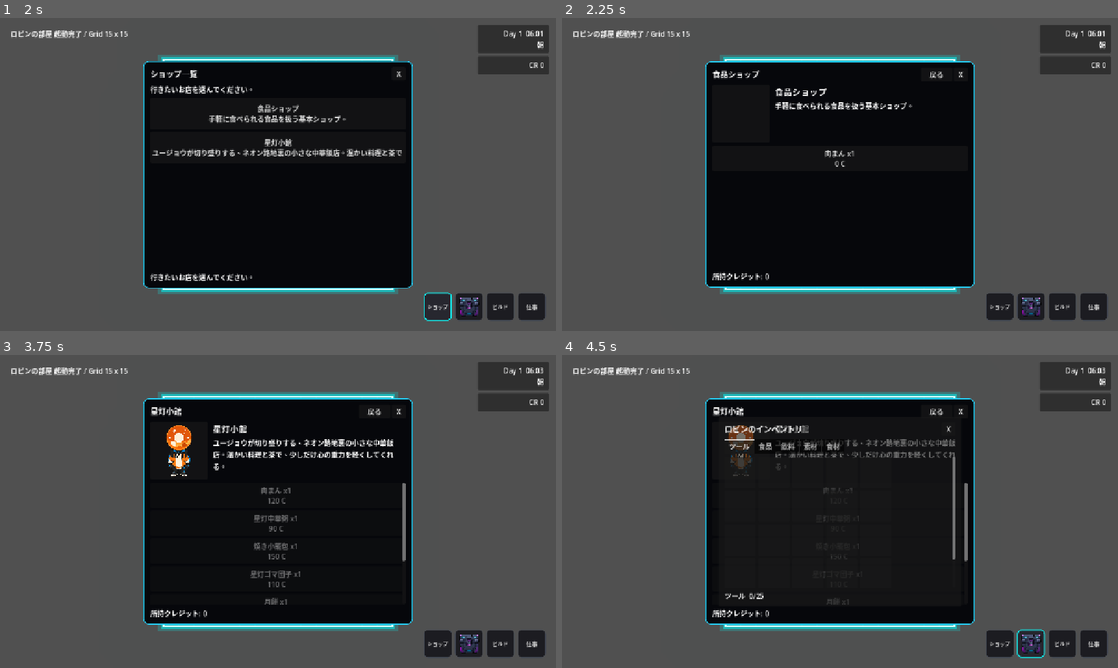
Above: before the commit, frames 1-4 (two rows, left to right).
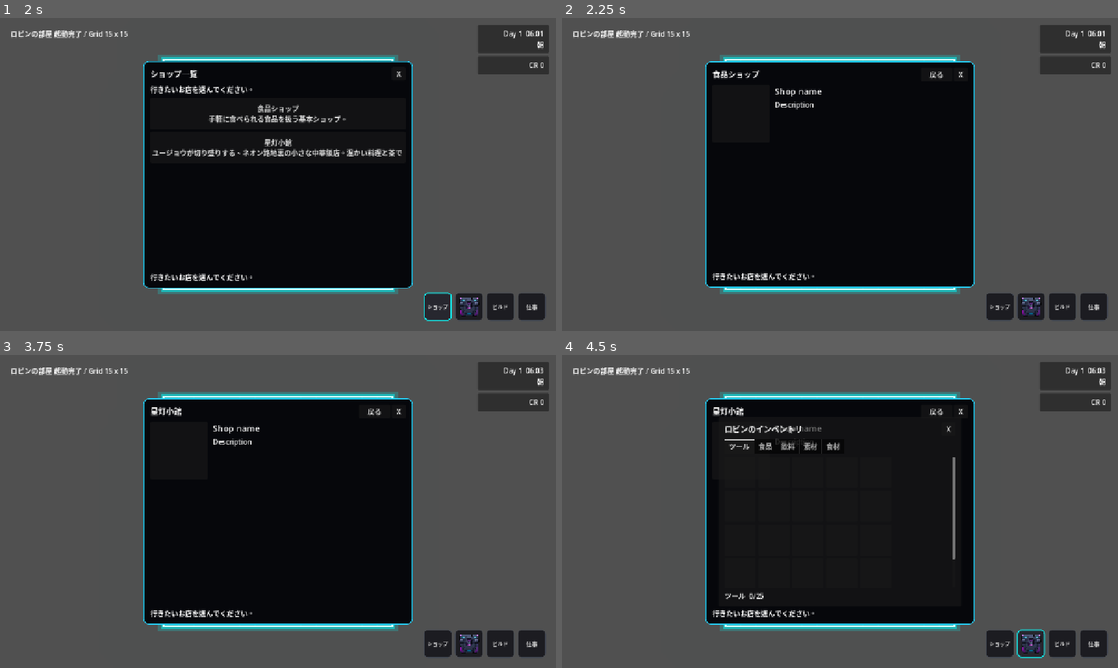
Above: after the commit, the same moments.

Repository: grimoire1089-coder/optimistic
Game: Godot game, scene res://Scenes/Boot/TitleScene.tscn
The game is run twice, just before and just after one commit, with the same random seed, the same clock (stepped at 60 frames per second) and the same inputs. Sound files missing from this copy of the repository are replaced by a short silence.
Inputs (mouse positions are in pixels of both pictures, inside the frame that each line leads up to):
- Up to frame 1 (2 s): click "はじめる" at 0.5 s; click "ショップ" at 1.25 s
- Up to frame 2 (2.25 s): click "食品ショップ 手軽に食べられる食品を扱う基本ショップ。" at 2 s
- Up to frame 3 (3.75 s): click "戻る" at 2.75 s; click "星灯小館 ユージョウが切り盛りする、ネオン路地裏の小さな中…" at 3.5 s
- Up to frame 4 (4.5 s): click (1029, 642) at 4.25 s

Frame 1 is identical in both runs. In frame 2, 0.9% of the frame differs, in the area x 27-63%, y 22-84%; in frame 3, 2.6%, in the area x 27-73%, y 22-84%; in frame 4, 1.6%.
Error after the commit: Cannot call method 'get_children' on a null value. (res://Scripts/UI/Shop/ShopMenu.gd:379)

Commit message:
Show shop items as horizontal icon cards

Diff:
--- a/Scripts/UI/Shop/ShopMenu.gd
+++ b/Scripts/UI/Shop/ShopMenu.gd
@@ -11,11 +11,11 @@
 @onready var shop_list_view: VBoxContainer = $MarginContainer/Rows/ShopListView
 @onready var guide_label: Label = $MarginContainer/Rows/ShopListView/GuideLabel
 @onready var shop_list: VBoxContainer = $MarginContainer/Rows/ShopListView/ShopListScroll/ShopList
-@onready var shop_detail_view: VBoxContainer = $MarginContainer/Rows/ShopDetailView
-@onready var portrait_rect: TextureRect = $MarginContainer/Rows/ShopDetailView/ShopTopArea/PortraitFrame/Portrait
-@onready var shop_name_label: Label = $MarginContainer/Rows/ShopDetailView/ShopTopArea/ShopInfo/ShopNameLabel
-@onready var description_label: Label = $MarginContainer/Rows/ShopDetailView/ShopTopArea/ShopInfo/DescriptionLabel
-@onready var item_list: VBoxContainer = $MarginContainer/Rows/ShopDetailView/ItemScroll/ItemList
+@onready var shop_detail_view: BoxContainer = $MarginContainer/Rows/ShopDetailView
+@onready var portrait_rect: TextureRect = $MarginContainer/Rows/ShopDetailView/OwnerFrame/Portrait
+@onready var shop_name_label: Label = $MarginContainer/Rows/ShopDetailView/ShopContent/ShopInfo/ShopNameLabel
+@onready var description_label: Label = $MarginContainer/Rows/ShopDetailView/ShopContent/ShopInfo/DescriptionLabel
+@onready var item_list: VBoxContainer = $MarginContainer/Rows/ShopDetailView/ShopContent/ItemScroll/ItemList
 @onready var detail_label: Label = $MarginContainer/Rows/DetailLabel
 
 var _inventory_module: RobinInventoryModule
@@ -207,27 +207,87 @@
 
 	var credits := _get_wallet_credits()
 	for entry in entries:
-		item_list.add_child(_create_item_button(entry, credits))
+		item_list.add_child(_create_item_card(entry, credits))
 
 	detail_label.text = "所持クレジット: %d" % credits
 
 
-func _create_item_button(entry: ShopItemData, credits: int) -> Button:
+func _create_item_card(entry: ShopItemData, credits: int) -> Button:
 	var button := Button.new()
-	button.custom_minimum_size = Vector2(0, 58)
+	button.custom_minimum_size = Vector2(0, 76)
 	button.size_flags_horizontal = Control.SIZE_EXPAND_FILL
 	button.mouse_default_cursor_shape = Control.CURSOR_POINTING_HAND
 	button.focus_mode = Control.FOCUS_NONE
 	button.clip_text = true
+	button.text = ""
 
 	var total_price := entry.get_total_price()
-	button.text = "%s x%d\n%d C" % [entry.get_display_name(), max(entry.amount, 1), total_price]
 	button.tooltip_text = entry.get_description()
 	button.disabled = not entry.is_available or total_price > credits
 	if total_price > credits:
 		button.tooltip_text = "クレジットが足りません。必要: %d / 所持: %d" % [total_price, credits]
 	button.pressed.connect(Callable(self, "_on_buy_pressed").bind(entry))
+
+	var row := HBoxContainer.new()
+	row.set_anchors_preset(Control.PRESET_FULL_RECT)
+	row.offset_left = 10.0
+	row.offset_top = 8.0
+	row.offset_right = -10.0
+	row.offset_bottom = -8.0
+	row.mouse_filter = Control.MOUSE_FILTER_IGNORE
+	row.theme_override_constants["separation"] = 10
+	button.add_child(row)
+
+	var icon_rect := TextureRect.new()
+	icon_rect.custom_minimum_size = Vector2(56, 56)
+	icon_rect.expand_mode = TextureRect.EXPAND_IGNORE_SIZE
+	icon_rect.stretch_mode = TextureRect.STRETCH_KEEP_ASPECT_CENTERED
+	icon_rect.mouse_filter = Control.MOUSE_FILTER_IGNORE
+	icon_rect.texture = _load_entry_icon(entry)
+	row.add_child(icon_rect)
+
+	var text_box := VBoxContainer.new()
+	text_box.size_flags_horizontal = Control.SIZE_EXPAND_FILL
+	text_box.mouse_filter = Control.MOUSE_FILTER_IGNORE
+	text_box.theme_override_constants["separation"] = 2
+	row.add_child(text_box)
+
+	var name_label := Label.new()
+	name_label.text = "%s x%d" % [entry.get_display_name(), max(entry.amount, 1)]
+	name_label.clip_text = true
+	name_label.mouse_filter = Control.MOUSE_FILTER_IGNORE
+	name_label.add_theme_font_size_override("font_size", 15)
+	text_box.add_child(name_label)
+
+	var description := entry.get_description()
+	if description != "":
+		var description_label_card := Label.new()
+		description_label_card.text = description
+		description_label_card.clip_text = true
+		description_label_card.mouse_filter = Control.MOUSE_FILTER_IGNORE
+		description_label_card.add_theme_font_size_override("font_size", 11)
+		text_box.add_child(description_label_card)
+
+	var price_label := Label.new()
+	price_label.custom_minimum_size = Vector2(88, 0)
+	price_label.vertical_alignment = VERTICAL_ALIGNMENT_CENTER
+	price_label.horizontal_alignment = HORIZONTAL_ALIGNMENT_RIGHT
+	price_label.text = "%d C" % total_price
+	price_label.mouse_filter = Control.MOUSE_FILTER_IGNORE
+	price_label.add_theme_font_size_override("font_size", 15)
+	row.add_child(price_label)
+
 	return button
+
+
+func _load_entry_icon(entry: ShopItemData) -> Texture2D:
+	if entry == null:
+		return null
+	var icon_path := entry.get_icon_path()
+	if icon_path == "":
+		return null
+	var resource := load(icon_path)
+	return resource as Texture2D
 
 
 func _on_shop_selected(shop_index: int) -> void:
